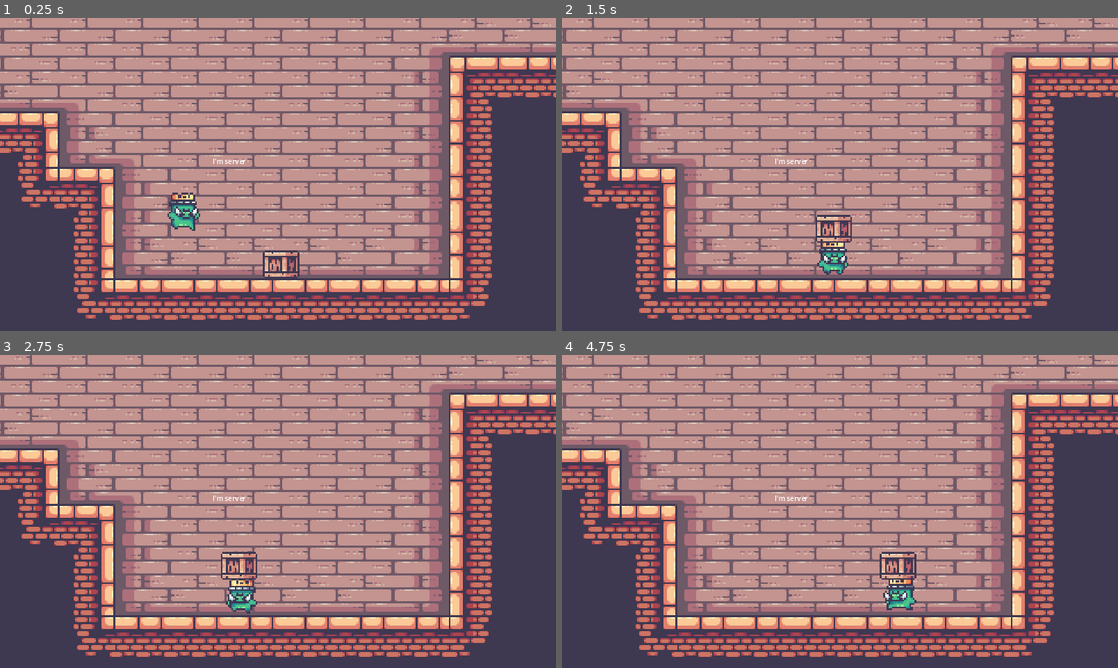
Above: before the commit, frames 1-4 (two rows, left to right).
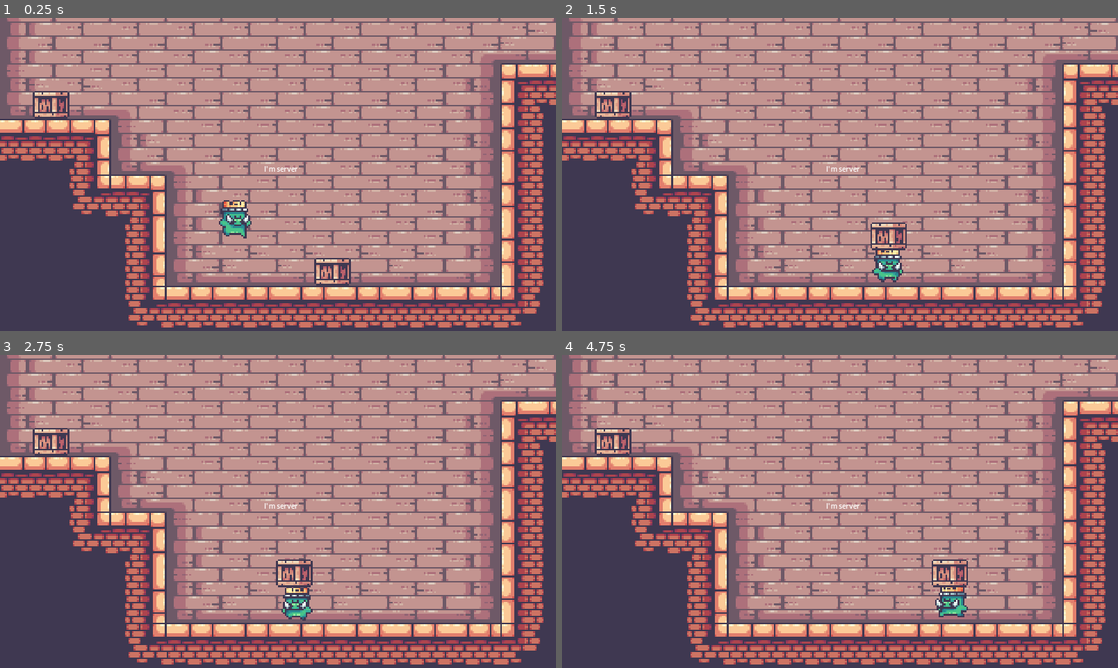
Above: after the commit, the same moments.

Repository: PacktPublishing/The-Essential-Guide-to-Creating-Multiplayer-Games-with-Godot-4.0
Game: Godot game, scene res://08.designing-online-platformer/Levels/Level.tscn
Two runs of this game, one before a commit and one after it. Both use one fixed random seed, a clock stepped at 60 frames per second and the inputs below. The project has no main scene, so this scene is started directly.
Inputs (mouse positions are in pixels of both pictures, inside the frame that each line leads up to):
- Up to frame 1 (0.25 s): no input
- Up to frame 2 (1.5 s): move the mouse to (962, 158) at 0.52 s; hold D (move_right) from 0.53 s (still down); tap F (interact) at 0.6, 1.35 s; click (962, 158) at 0.67 s; tap Space (jump) at 0.77 s; move the mouse to (728, 190) at 1.27 s
- Up to frame 3 (2.75 s): tap Space (jump) at 1.52 s; move the mouse to (333, 442) at 2.02 s; release D (move_right) at 2.03 s; hold A (move_left) from 2.03 s (still down); tap F (interact) at 2.1 s
- Up to frame 4 (4.75 s): move the mouse to (812, 574) at 2.77 s; release A (move_left) at 2.78 s; hold D (move_right) 2.78-4.28 s; tap F (interact) at 2.85, 3.6, 4.35 s; click (812, 574) at 2.92 s; tap Space (jump) at 3.02, 3.77, 4.52 s; move the mouse to (1006, 558) at 3.52 s; move the mouse to (673, 464) at 4.27 s; hold A (move_left) from 4.28 s (still down)

The runs differ from the first frame. In frame 1, 56% of the frame differs, in the area x 0-100%, y 0-99%; in frame 2, 56%; in frame 3, 56%; in frame 4, 56%.

Commit message:
Improve PlayerSpawner hierarchy
Also gives name to the condition that checks if the player_id is equal to the peer's network unique ID and update the Crate's collision shapes

Diff:
--- a/source/08.designing-online-platformer/Actors/Player/Player2D.gd
+++ b/source/08.designing-online-platformer/Actors/Player/Player2D.gd
@@ -11,8 +11,9 @@
 @rpc("any_peer", "call_local")
 func setup_multiplayer(player_id):
 	set_multiplayer_authority(player_id)
-	set_physics_process(str(player_id) == str(name))
-	set_process_unhandled_input(str(player_id) == str(name))
+	var is_player = multiplayer.get_unique_id()
+	set_physics_process(is_player)
+	set_process_unhandled_input(is_player)
 
 
 func setup_controller(index):
--- a/source/08.designing-online-platformer/Levels/Level.tscn
+++ b/source/08.designing-online-platformer/Levels/Level.tscn
@@ -1,7 +1,7 @@
 [gd_scene load_steps=5 format=3 uid="uid://cikne0atpr57y"]
 
 [ext_resource type="TileSet" uid="uid://c0ikw2a5usjmh" path="res://08.designing-online-platformer/Areas/Tileset.tres" id="1_p4de5"]
-[ext_resource type="Script" path="res://08.designing-online-platformer/Levels/PlayerSpawner.gd" id="2_oj518"]
+[ext_resource type="PackedScene" uid="uid://cdne87na60ni0" path="res://08.designing-online-platformer/Levels/PlayerSpawner.tscn" id="2_7b6oi"]
 [ext_resource type="PackedScene" uid="uid://cqgdeb0m4nj6d" path="res://08.designing-online-platformer/Objects/Crate/Crate.tscn" id="3_hgjxh"]
 
 [sub_resource type="GDScript" id="GDScript_2oj1s"]
@@ -30,17 +30,15 @@
 layer_1/z_index = 0
 layer_1/tile_data = PackedInt32Array(917514, 131074, 2, 917515, 196610, 2, 917516, 262146, 2, 786448, 131074, 2, 786449, 262146, 2)
 
-[node name="PlayerSpawner" type="Marker2D" parent="."]
-position = Vector2(1440, 2384)
-gizmo_extents = 32.0
-script = ExtResource("2_oj518")
-
-[node name="Camera2D" type="Camera2D" parent="."]
-position = Vector2(1655, 2321)
+[node name="PlayerSpawner" parent="." instance=ExtResource("2_7b6oi")]
 
 [node name="Crates" type="Node2D" parent="."]
 
 [node name="Crate" parent="Crates" instance=ExtResource("3_hgjxh")]
+position = Vector2(1664, 2560)
+
+[node name="Crate2" parent="Crates" instance=ExtResource("3_hgjxh")]
+position = Vector2(1016, 2176)
 
 [node name="Label" type="Label" parent="."]
 offset_left = 1504.0
@@ -50,8 +48,5 @@
 text = "I'm server"
 script = SubResource("GDScript_2oj1s")
 
-[node name="MultiplayerSpawner" type="MultiplayerSpawner" parent="."]
-_spawnable_scenes = PackedStringArray("res://08.designing-online-platformer/Actors/Player/Player2D.tscn")
-spawn_path = NodePath("../PlayerSpawner")
-
-[connection signal="spawned" from="MultiplayerSpawner" to="PlayerSpawner" method="_on_multiplayer_spawner_spawned"]
+[node name="Camera2D" type="Camera2D" parent="."]
+position = Vector2(1536, 2304)
--- /dev/null
+++ b/source/08.designing-online-platformer/Levels/PlayerSpawner.tscn
@@ -0,0 +1,12 @@
+[gd_scene load_steps=2 format=3 uid="uid://cdne87na60ni0"]
+
+[ext_resource type="Script" path="res://08.designing-online-platformer/Levels/PlayerSpawner.gd" id="1_0jxpk"]
+
+[node name="PlayerSpawner" type="Marker2D"]
+position = Vector2(1440, 2384)
+gizmo_extents = 32.0
+script = ExtResource("1_0jxpk")
+
+[node name="MultiplayerSpawner" type="MultiplayerSpawner" parent="."]
+_spawnable_scenes = PackedStringArray("res://08.designing-online-platformer/Actors/Player/Player2D.tscn")
+spawn_path = NodePath("..")
--- a/source/08.designing-online-platformer/Objects/Crate/Crate.tscn
+++ b/source/08.designing-online-platformer/Objects/Crate/Crate.tscn
@@ -1,8 +1,11 @@
-[gd_scene load_steps=6 format=3 uid="uid://cqgdeb0m4nj6d"]
+[gd_scene load_steps=7 format=3 uid="uid://cqgdeb0m4nj6d"]
 
 [ext_resource type="Script" path="res://08.designing-online-platformer/Objects/Crate/Crate.gd" id="1_c81nv"]
 [ext_resource type="Texture2D" uid="uid://dln58hdvjoj6q" path="res://08.designing-online-platformer/Assets/Kings and Pigs/08-Box/Idle.png" id="2_566er"]
 [ext_resource type="PackedScene" uid="uid://bqpj06nn7ioem" path="res://08.designing-online-platformer/Assets/Recipes/InteractiveArea/InteractiveArea2D.tscn" id="3_q23of"]
+
+[sub_resource type="RectangleShape2D" id="RectangleShape2D_ypwsa"]
+size = Vector2(80, 64)
 
 [sub_resource type="RectangleShape2D" id="RectangleShape2D_7ovr7"]
 size = Vector2(96, 64)
@@ -13,11 +16,9 @@
 properties/0/sync = true
 
 [node name="Crate" type="Node2D"]
-position = Vector2(1664, 2528)
 script = ExtResource("1_c81nv")
 
 [node name="CharacterBody2D" type="CharacterBody2D" parent="."]
-position = Vector2(0, 32)
 
 [node name="Sprite2D" type="Sprite2D" parent="CharacterBody2D"]
 position = Vector2(0, -32)
@@ -26,13 +27,12 @@
 
 [node name="CollisionShape2D" type="CollisionShape2D" parent="CharacterBody2D"]
 position = Vector2(0, -32)
-shape = SubResource("RectangleShape2D_7ovr7")
+shape = SubResource("RectangleShape2D_ypwsa")
 
 [node name="InteractiveArea2D" parent="CharacterBody2D" instance=ExtResource("3_q23of")]
 position = Vector2(0, -32)
 
 [node name="CollisionShape2D" type="CollisionShape2D" parent="CharacterBody2D/InteractiveArea2D"]
-position = Vector2(-8, 0)
 shape = SubResource("RectangleShape2D_7ovr7")
 debug_color = Color(0.756863, 0.2, 0.984314, 0.419608)
 
